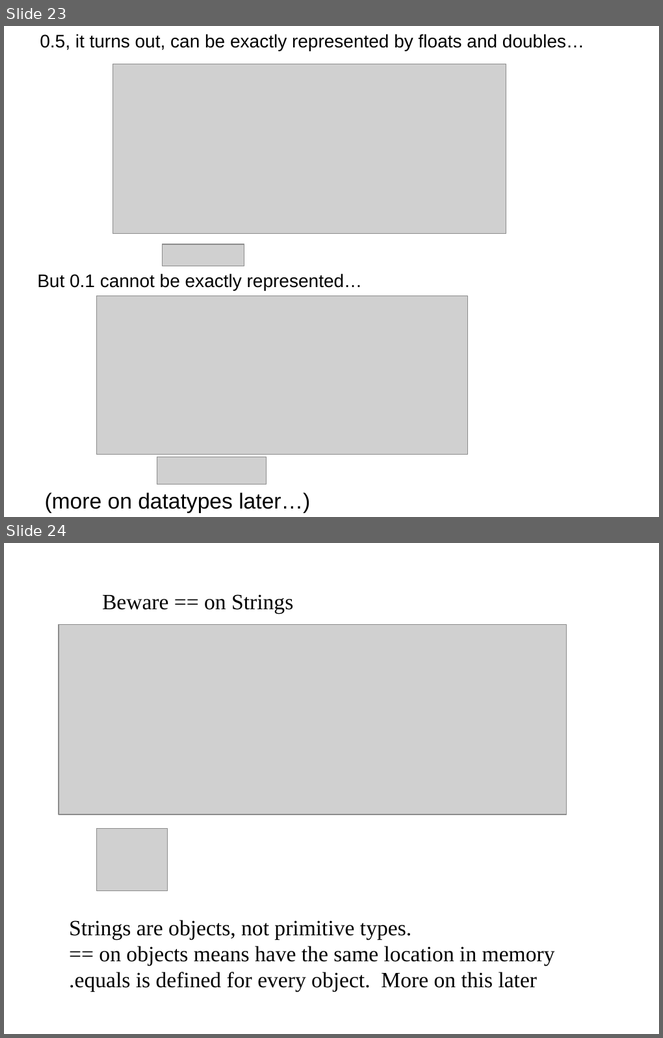
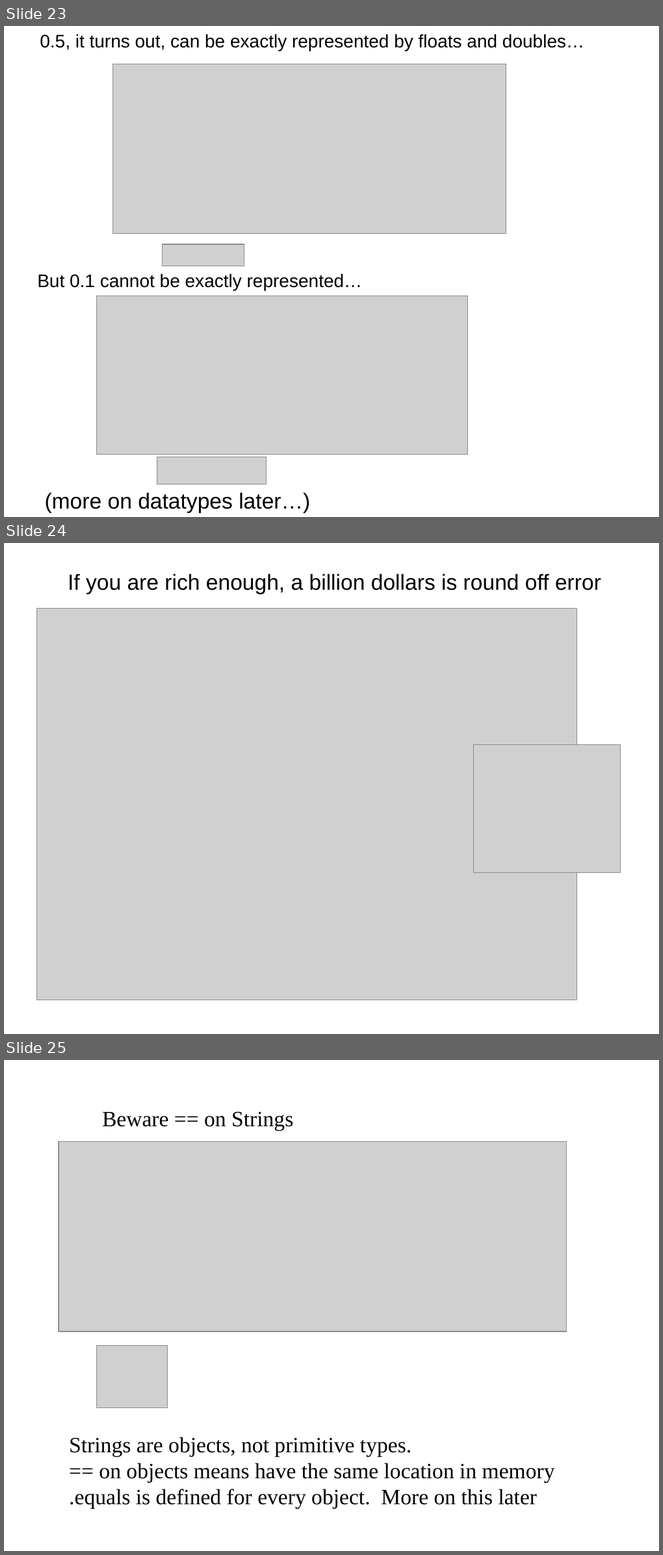
Before and after one commit to afodor/afodor.github.io, a slide deck: classes/prog2018/Prog3-Lecture02.ppt. Shown one above the other, each under a label of ours: slides 23 and 24 before the commit, slides 23, 24 and 25 after it. The pictures are 663x1038 and 663x1555 pixels, drawn with LibreOffice and Linux fonts; fonts in the diff are those of the drawing; grey boxes stand for pictures. Boxes give left, top, right and bottom in pixels: in the first picture for what was removed or moved away, otherwise in the second. Text is boxed around its words. In the diff, an @@ line names an element or a change of style, - is before the commit and + after.

Commit message:
round off error example

```diff
--- a/classes/prog2018/Prog3-Lecture02.ppt
+++ b/classes/prog2018/Prog3-Lecture02.ppt
@@ slide 24 added at (4,543,659,1034), background #FFFFFF @@
@@ text added at (68,574,601,594), 24 pt, text #000000 @@
+If you are rich enough, a billion dollars is round off error
@@ picture added at (36,609,577,1001) @@
@@ picture added at (474,745,621,873) @@
@@ what was slide 24 is now slide 25 @@
```
